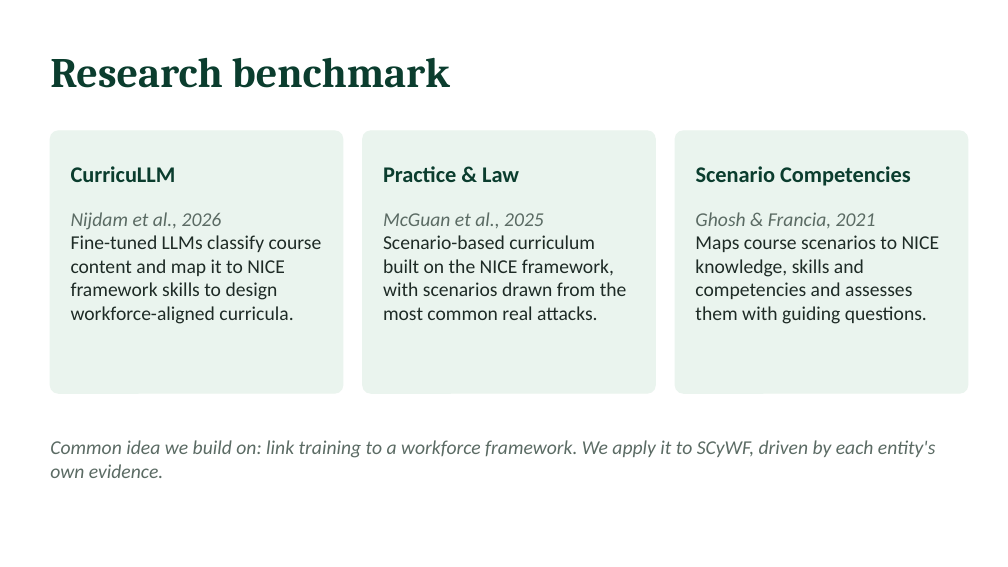
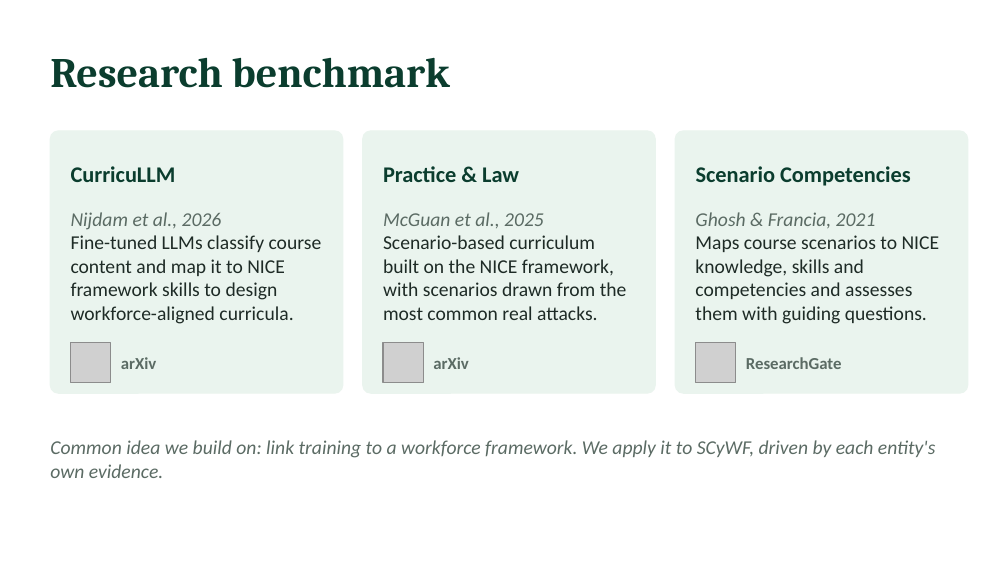
Before and after one commit to MeshaelAlessa/SCyWF, a slide deck: slide 4 of deck/SCyWF_Proposal.pptx. Drawn at 1008x567 pixels with LibreOffice and Linux fonts; fonts in the diff are those of the drawing; grey boxes stand for pictures. Boxes give left, top, right and bottom in pixels: in the first picture for what was removed or moved away, otherwise in the second. Text is boxed around its words. In the diff, an @@ line names an element or a change of style, - is before the commit and + after.

```diff
--- a/deck/SCyWF_Proposal.pptx
+++ b/deck/SCyWF_Proposal.pptx
@@ picture added at bbox=[71, 343, 111, 383] @@
@@ text added at bbox=[121, 357, 157, 369], 12 pt, text #5B6B64, bold @@
+arXiv
@@ picture added at bbox=[383, 343, 423, 383] @@
@@ text added at bbox=[433, 357, 469, 369], 12 pt, text #5B6B64, bold @@
+arXiv
@@ picture added at bbox=[696, 343, 736, 383] @@
@@ text added at bbox=[746, 357, 842, 369], 12 pt, text #5B6B64, bold @@
+ResearchGate
```
Also in this commit, not shown: 1 other file.
